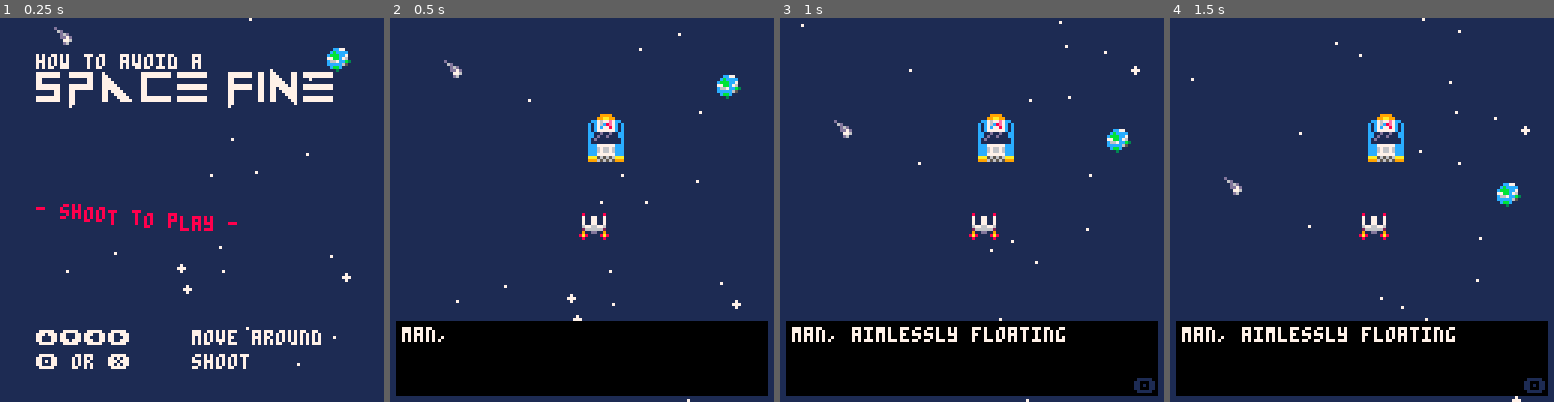
Above: before the commit, frames 1-4 (left to right).
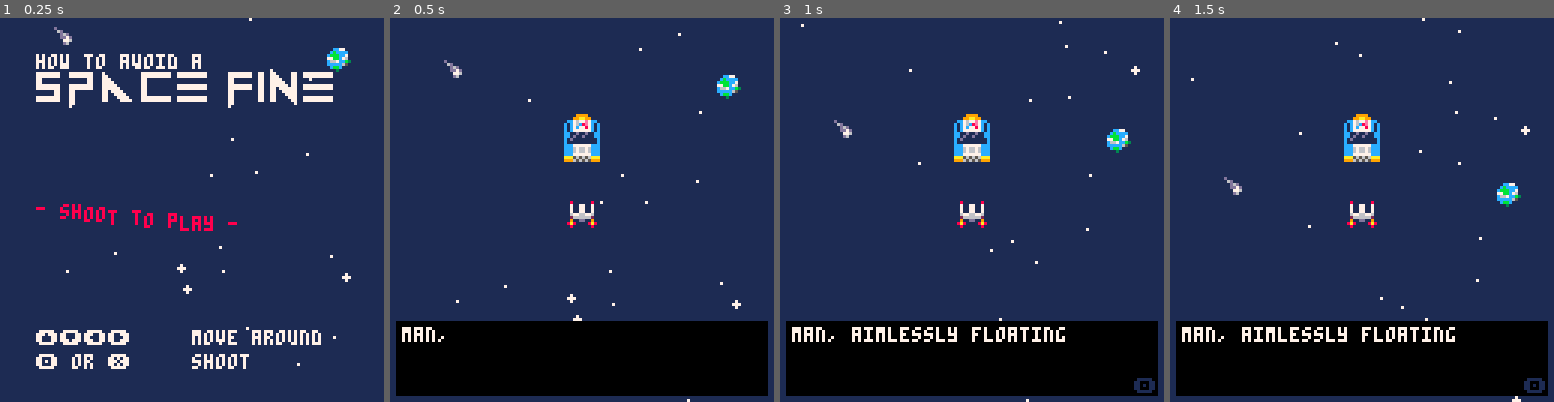
Above: after the commit, the same moments.

Repository: QuentinWidlocher/YogcastJam2020
Game: PICO-8 cartridge game.p8
Same seed, same stepped clock (60 frames per second), same inputs: the game is played once before the commit and once after it.
Inputs:
- Up to frame 1 (0.25 s): no input
- Up to frame 2 (0.5 s): tap X (X key) at 0.33 s
- Up to frame 3 (1 s): tap O (Z key) at 0.7 s
- Up to frame 4 (1.5 s): tap X (X key) at 1.07 s

Frame 1 is identical in both runs. In frame 2, 1.9% of the frame differs, in the area x 45-61%, y 25-58%; in frame 3, 1.9%; in frame 4, 1.9%.

Commit message:
:bug: Reset the player and the enemy at each level change

Diff:
--- a/src/draw/main.draw.lua
+++ b/src/draw/main.draw.lua
@@ -4,6 +4,7 @@
     [GAME_STATES.MAIN_MENU] = function() draw_main_screen() end,
     [GAME_STATES.DIALOGUE] = function() draw_dialogue() end,
     [GAME_STATES.GAME] = function() draw_game() end,
+    [GAME_STATES.GAME_OVER] = function() draw_gameover() end,
 }
 
 function _draw()
@@ -77,3 +78,12 @@
     draw_player_bar()
     draw_debug(false)
 end
+
+function draw_gameover()
+    cls(0)
+    print("you died", text_x_pos("you died"), (SCREEN_SIZE/2)-2)
+    local text = "hopefully hell doesn't have"
+    local text2 = "parking inspectors"
+    print(text, text_x_pos(text), (SCREEN_SIZE/2)+16)
+    print(text2, text_x_pos(text2), (SCREEN_SIZE/2)+22)
+end
--- a/src/draw/player.draw.lua
+++ b/src/draw/player.draw.lua
@@ -1,5 +1,5 @@
 function draw_player()
-    if player.hurtCooldown.value < player.hurtCooldown.max then
+    if STATE == GAME_STATES.GAME and player.hurtCooldown.value < player.hurtCooldown.max then
         pal(7, 14, 0)
         pal(6, 8, 0)
         pal(13, 2, 0)
--- a/src/init/levels.init.lua
+++ b/src/init/levels.init.lua
@@ -1,12 +1,14 @@
 levelIndex = 0
 levels = {
     {
-        player = Player:new({
-            x = SCREEN_SIZE/2,
-            y = SCREEN_SIZE/2,
+        player = function ()
+            return Player:new({
+            x = SCREEN_SIZE/2 - 4,
+            y = SCREEN_SIZE/2 - 4,
             shootingType = DefaultShootingType:new(),
             movingType = DefaultPlayerMovingType:new(),
-        }),
+        })
+        end,
         music = MUSIC.MISSION,
         dialogue = {
                 "man, aimlessly floating around in space sure is great",
@@ -22,29 +24,33 @@
                 "and that doesn't change the fact that you're about to get shot",
                 "is that so? enjoy the few remaining seconds of your life, criminal scum!",
             },
-        enemy = BasicEnemy:new({
+        enemy = function ()
+            return BasicEnemy:new({
             top_left_sprite = 64,
             hurtSprite = 72,
             w = fromOct(2),
             h = fromOct(2),
-            x = SCREEN_SIZE / 2,
-            y = SCREEN_SIZE / 4,
+            x = SCREEN_SIZE/2 - fromOct(1),
+            y = (SCREEN_SIZE/4),
             movingType = DefaultEnemyMovingType:new(),
             phases = {
-                {shootingType = DefaultShootingType:new(), bulletCooldown = 20, bulletSpeed = 1.5, hpMax = 1, damage = 10},
-                -- {shootingType = DefaultShootingType:new(), bulletCooldown = 10, bulletSpeed = 2, hpMax = 60, damage = 10},
-                -- {shootingType = HomingShootingType:new(), bulletCooldown = 15, bulletSpeed = 1, hpMax = 50, damage = 10},
-                -- {shootingType = TrishotShootingType:new(), bulletCooldown = 6, bulletSpeed = 4, hpMax = 50, damage = 10},
+                {shootingType = DefaultShootingType:new(), bulletCooldown = 20, bulletSpeed = 1.5, hpMax = 70, damage = 10},
+                {shootingType = DefaultShootingType:new(), bulletCooldown = 10, bulletSpeed = 2, hpMax = 60, damage = 10},
+                {shootingType = HomingShootingType:new(), bulletCooldown = 15, bulletSpeed = 1, hpMax = 50, damage = 10},
+                {shootingType = TrishotShootingType:new(), bulletCooldown = 6, bulletSpeed = 4, hpMax = 50, damage = 10},
             }
         })
+        end
     },
     {
-        player = Player:new({
+        player = function ()
+            return Player:new({
             x = SCREEN_SIZE/2,
             y = SCREEN_SIZE/2,
             shootingType = DefaultShootingType:new(),
             movingType = GridPlayerMovingType:new(),
-        }),
+        })
+        end,
         music = MUSIC.HIJINX,
         dialogue = {
             "greetings mortal.",
@@ -65,7 +71,8 @@
             "what are you even talking about?",
             "never mind. let the fight commence!"
         },
-        enemy = BasicEnemy:new({
+        enemy = function ()
+            return BasicEnemy:new({
             top_left_sprite = 96,
             hurtSprite = 104,
             w = fromOct(2),
@@ -80,14 +87,17 @@
                 {shootingType = TrishotShootingType:new(), bulletCooldown = 15, bulletSpeed = 4, hpMax = 50, damage = 10},
             }
         })
+        end
     },
     {
-        player = Player:new({
+        player = function ()
+            Player:new({
             x = SCREEN_SIZE/2,
             y = SCREEN_SIZE/2,
             shootingType = SuperhotShootingType:new(),
             movingType = SuperhotPlayerMovingType:new(),
-        }),
+        })
+        end,
         music = MUSIC.OUT_OF_CONTROL,
         dialogue = {
             "hello there.",
@@ -101,7 +111,8 @@
             "why does everybody keep bringing that up?",
             "fear not, it won't matter once you're dead. goodbye."
         },
-        enemy = BasicEnemy:new({
+        enemy = function ()
+            BasicEnemy:new({
             top_left_sprite = 98,
             hurtSprite = 106,
             w = fromOct(2),
@@ -116,6 +127,7 @@
                 {shootingType = SuperhotShootingType:new({ baseShootingType = TrishotShootingType:new()}), bulletCooldown = 15, bulletSpeed = 4, hpMax = 50, damage = 10},
             }
         })
+        end
     }
 }
 
@@ -123,8 +135,8 @@
 
 function nextLevel()
     levelIndex = levelIndex + 1
-    player = currentLevel().player
-    enemy = currentLevel().enemy
+    player = currentLevel().player()
+    enemy = currentLevel().enemy()
     enemy:init()
     music(currentLevel().music)
 
--- a/src/init/player.init.lua
+++ b/src/init/player.init.lua
@@ -2,6 +2,7 @@
 
     ---@type Player
     player = Player:new({
+        hp = 1,
         x = SCREEN_SIZE/2,
         y = SCREEN_SIZE/2,
         shootingType = DefaultShootingType:new(),
--- a/src/models/player.model.lua
+++ b/src/models/player.model.lua
@@ -115,6 +115,13 @@
         self.hp.value = self.hp.value  - dmg
         self.hurtCooldown.value = 0
     end
+
+    if (self.hp.value <= 0) then
+        music(MUSIC.ARPUMENT)
+        change_state(GAME_STATES.GAME_OVER)
+        levelIndex = 0
+    end
+
 end
 
 function Player:updateFlames()
--- a/src/update/main.update.lua
+++ b/src/update/main.update.lua
@@ -3,6 +3,7 @@
     [GAME_STATES.MAIN_MENU] = function() update_main_screen() end,
     [GAME_STATES.DIALOGUE] = function() update_dialogue() end,
     [GAME_STATES.GAME] = function() update_game() end,
+    [GAME_STATES.GAME_OVER] = function() update_gameover() end,
 }
 
 function _update()
@@ -34,3 +35,9 @@
     update_enemies()
     update_bullets()
 end
+
+function update_gameover()
+    if (btnp(GAMEPAD.X) or btnp(GAMEPAD.O)) then
+        change_state(GAME_STATES.MAIN_MENU)
+    end
+end
